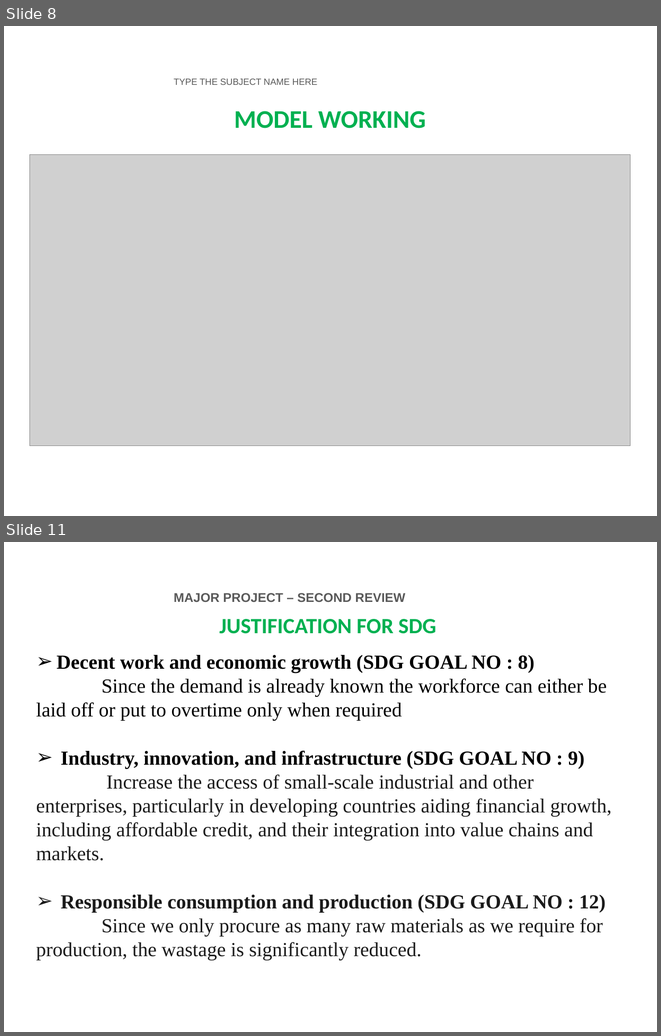
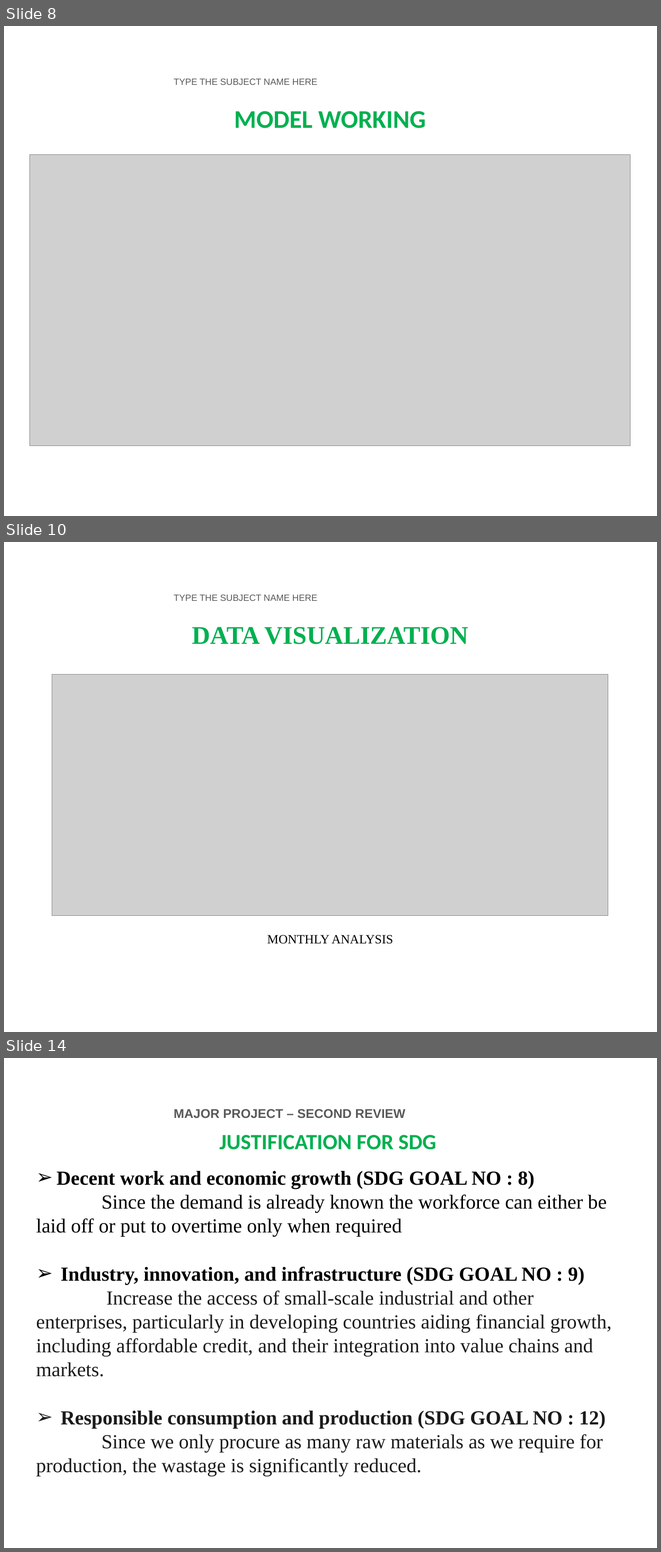
Before and after one commit to 24tarun/UG-project-Demand-Forecasting, a slide deck: FINAL_YEAR_PROJECT_PPT.pptx. Shown one above the other, each under a label of ours: slides 8 and 11 before the commit, slides 8, 10 and 14 after it; the slides between them are not shown. The pictures are 661x1036 and 661x1552 pixels, drawn with LibreOffice and Linux fonts; fonts in the diff are those of the drawing; grey boxes stand for pictures; background and template pictures are left out. Boxes give left, top, right and bottom in pixels: in the first picture for what was removed or moved away, otherwise in the second. Text is boxed around its words. In the diff, an @@ line names an element or a change of style, - is before the commit and + after.

```diff
--- a/FINAL_YEAR_PROJECT_PPT.pptx
+++ b/FINAL_YEAR_PROJECT_PPT.pptx
@@ slide 10 added at (x1=4, y1=542, x2=657, y2=1032), background picture (left out); not listed: 2 template elements that a slide beside it also shows @@
@@ text added at (x1=192, y1=627, x2=468, y2=644), 28 pt, text #00B050, bold @@
+DATA VISUALIZATION
@@ picture added at (x1=52, y1=674, x2=608, y2=915) @@
@@ text added at (x1=267, y1=935, x2=393, y2=944), 14 pt, text #000000 @@
+MONTHLY ANALYSIS
@@ what was slide 11 is now slide 14 @@
```
Also in this commit, not shown: 4 slides changed, 4 other slides added, 2 slides removed, 4 other files.
